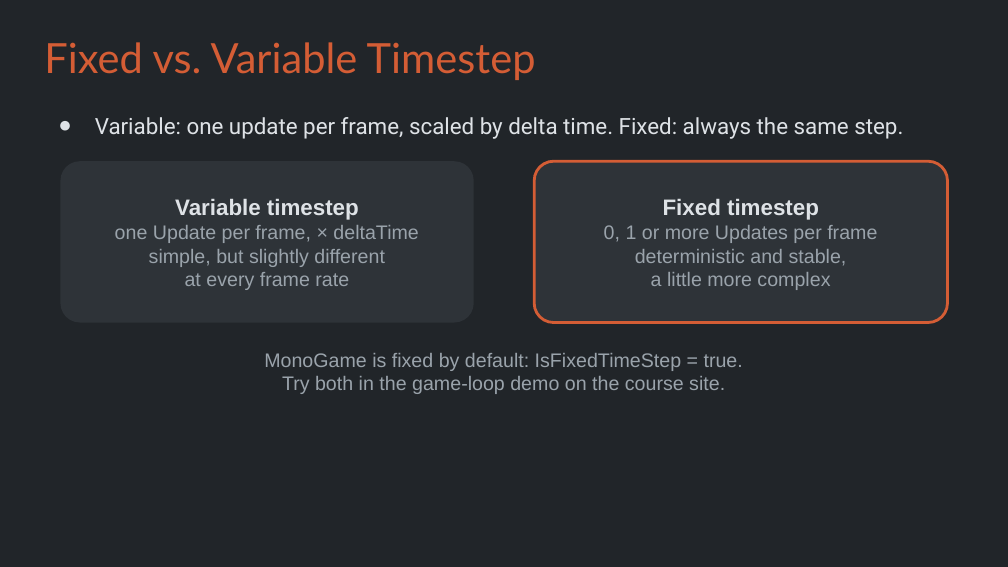
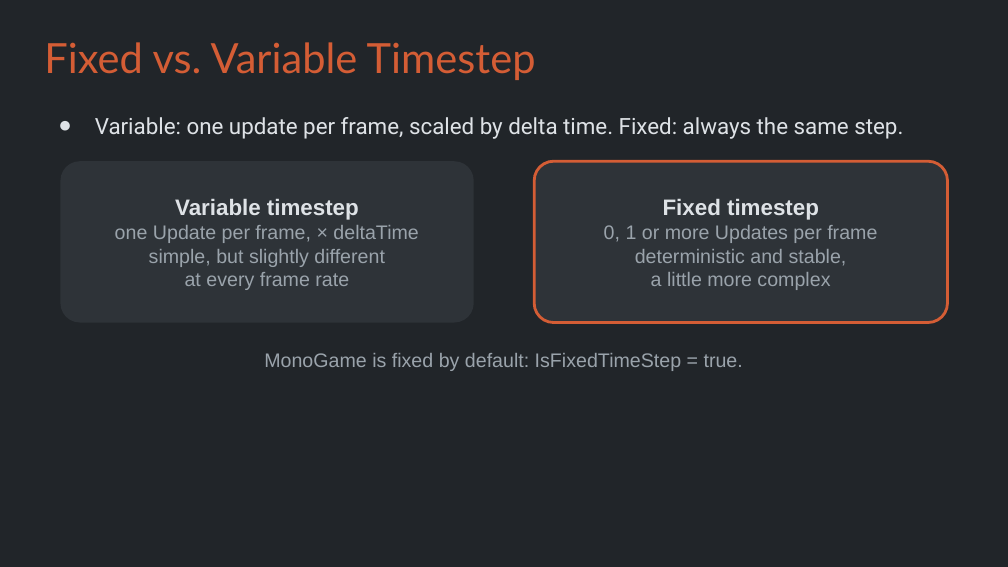
Before and after one commit to Metamate/gar, a slide deck: slide 13 of slides/01 Pong.pptx. Drawn at 1008x567 pixels with LibreOffice and Linux fonts; fonts in the diff are those of the drawing. Boxes give left, top, right and bottom in pixels: in the first picture for what was removed or moved away, otherwise in the second. Text is boxed around its words. In the diff, an @@ line names an element or a change of style, - is before the commit and + after.

```diff
--- a/slides/01 Pong.pptx
+++ b/slides/01 Pong.pptx
@@ text at (282,376,725,394): paragraph removed @@
-Try both in the game-loop demo on the course site.
```
Also in this commit, not shown: 2 other slides changed, 6 other files.
